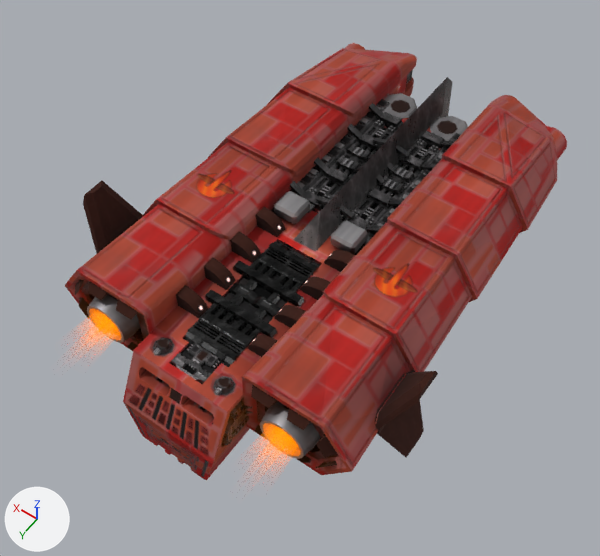
The glTF model gfx/ship3d/Retribution/retribution_dvaered.gltf: old version first, new version second.
The view is the same before and after, from a camera (50 mm lens) standing at (-5.67, 9.07, 12.16) and looking at (-0.12, 1.31, -0.04). Every picture has the same lights, and +X, +Y and +Z are marked at lower left. Where no turn or scale is listed for an object, it has been applied to the vertices.

Before the edit, the objects in view are built like this:
```python
me_base_001 = bpy.data.meshes.new('Base.001')
me_base_001.from_pydata(...)  # 7846 vertices, 15824 faces; spans x -3.49..3.49, y -4.9..5.0, z -2.1..0.85
me_base_001.materials.append(mat_base_glow)
ob_base_glow = bpy.data.objects.new('Base Glow', me_base_001)
ob_base_glow.location = (0.0, 0.0, 0.5)
```
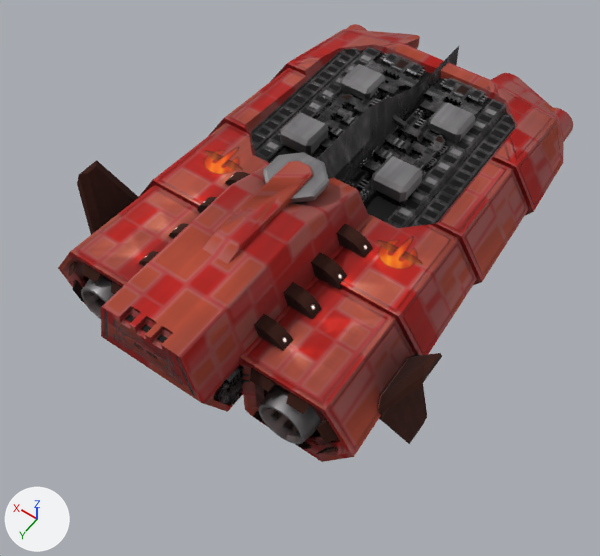
Location of each change, (x1, y1, x2, y2) in pixels of the pictures (600 x 556 px):
'Base Glow', reshaped
    before: (65, 43, 567, 480)
    after: (58, 24, 573, 462)

The change, as a list of edits to the scene's bpy script:
```text
Add img_retribution_emit:
    img_retribution_emit = load_image('retribution_emit', 'retribution_emit.webp', 1024, 1024, 'sRGB')
Add mat_base:
    mat_base = bpy.data.materials.new('base')
    # uses the picture img_ao_bake_retribution_roughness_retribution_metallic
    # uses the picture img_retribution_diffuse
    # uses the picture img_retribution_emit
    # uses the picture img_retribution_normal
Add me_base_1:
    me_base_1.from_pydata(...)  # 7846 vertices, 15824 faces; spans x -3.49..3.49, y -4.9..5.0, z -0.85..2.1
    me_base_1.materials.append(mat_base)
Change ob_base_glow:
    ob_base_glow: bpy.data.objects.new('Base Glow', me_base_001) -> bpy.data.objects.new('Base Glow', me_base_1)
```
